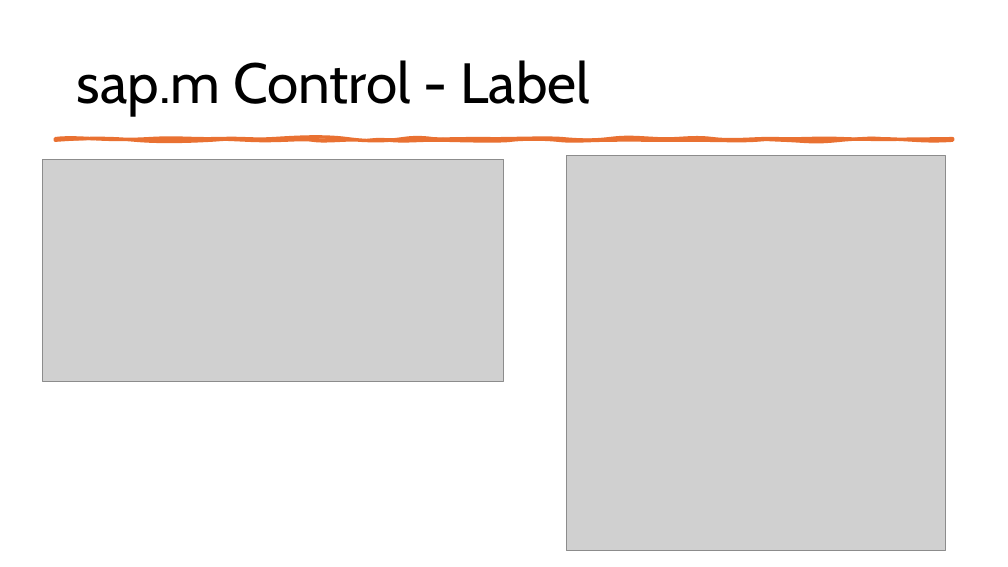
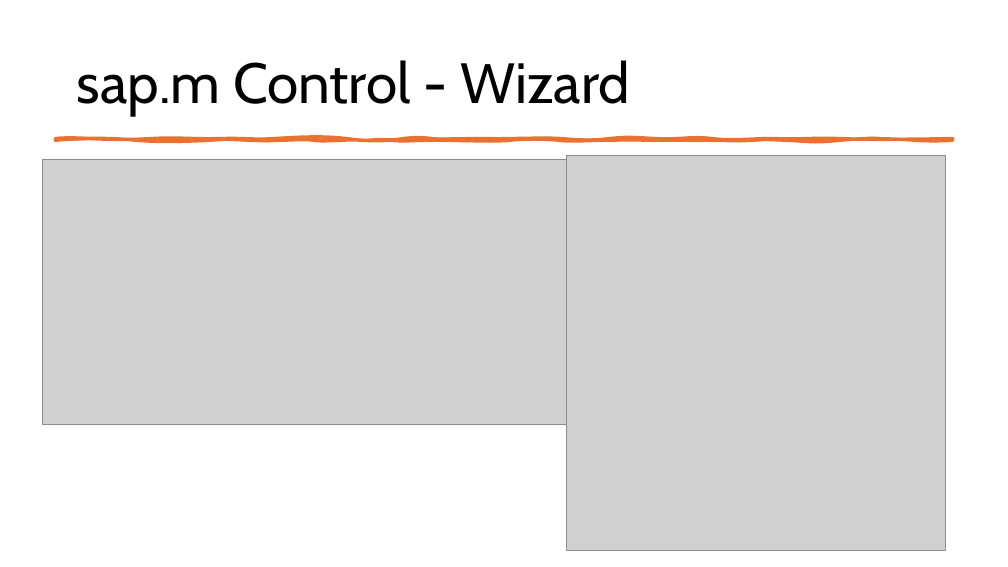
Before and after one commit to MatLange/Schulung-SAPUI5-und-Fiori, a slide deck: slide 33 of Tag02_SAPUI5-Fiori_DE.pptx (slide 32 before the commit). Drawn at 1008x567 pixels with LibreOffice and Linux fonts; fonts in the diff are those of the drawing; grey boxes stand for pictures. Boxes give left, top, right and bottom in pixels: in the first picture for what was removed or moved away, otherwise in the second. Text is boxed around its words. In the diff, an @@ line names an element or a change of style, - is before the commit and + after.

```diff
--- a/Tag02_SAPUI5-Fiori_DE.pptx
+++ b/Tag02_SAPUI5-Fiori_DE.pptx
@@ title at (77,60,630,116): text changed @@
-sap.m Control - Label
+sap.m Control - Wizard
@@ picture: place and size @@
-picture at (42,159,504,381)
+picture at (42,159,594,424)
```
Also in this commit, not shown: 17 other slides changed, 1 slide added.
